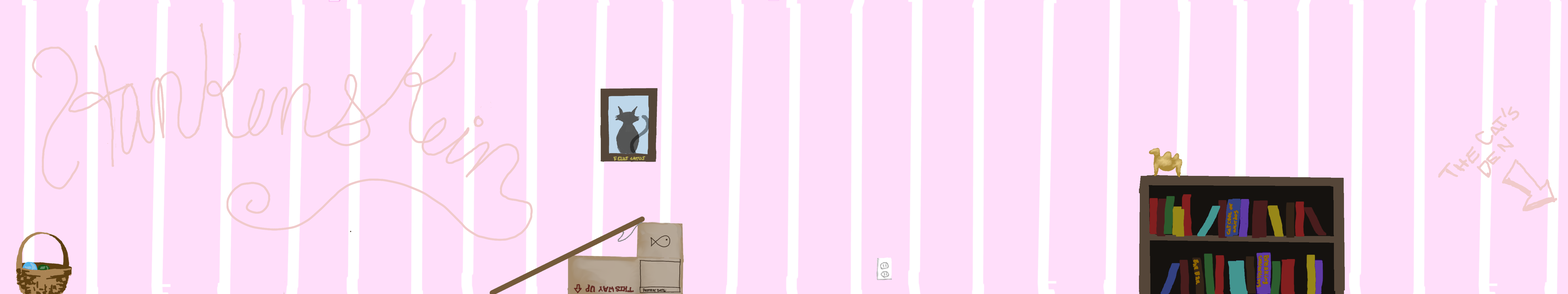
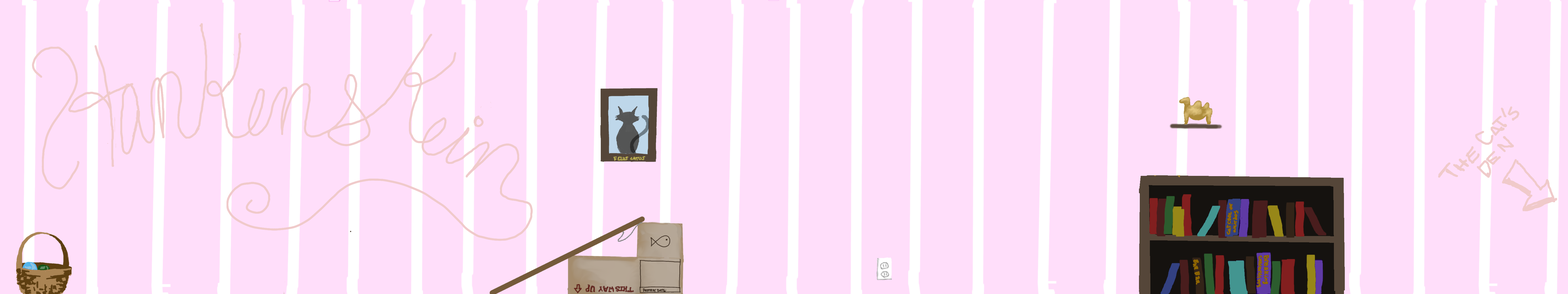
Before/after of a (1568, 294) layered artwork. What changed in the layer stack:
painted on "Main copy" over [1148, 96, 1223, 176]
